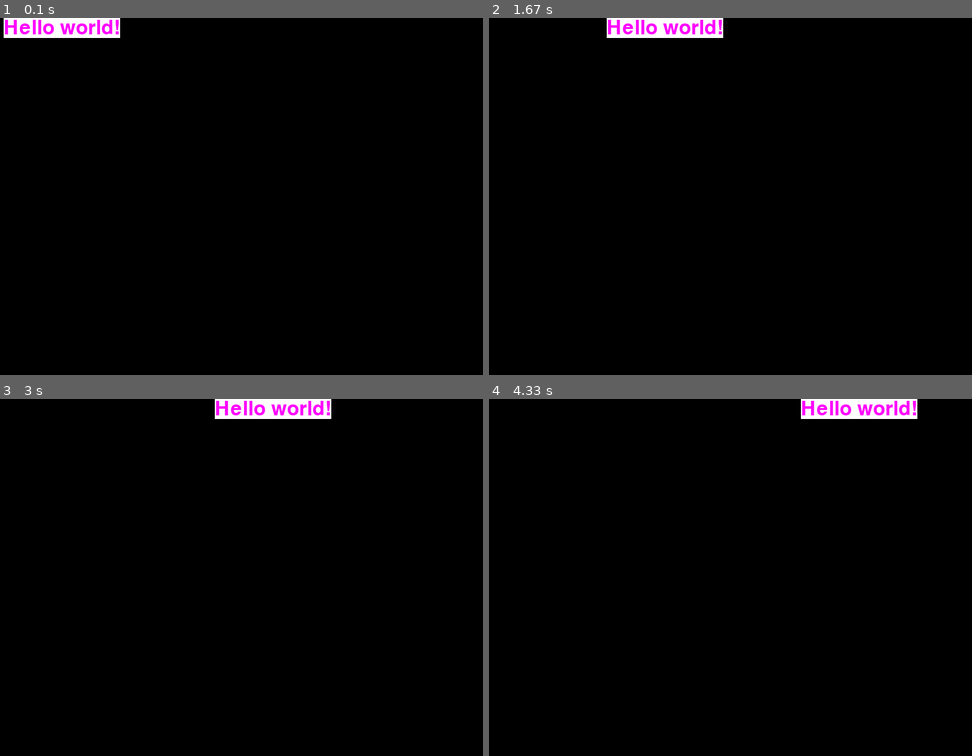
Above: before the commit, frames 1-4 (two rows, left to right).
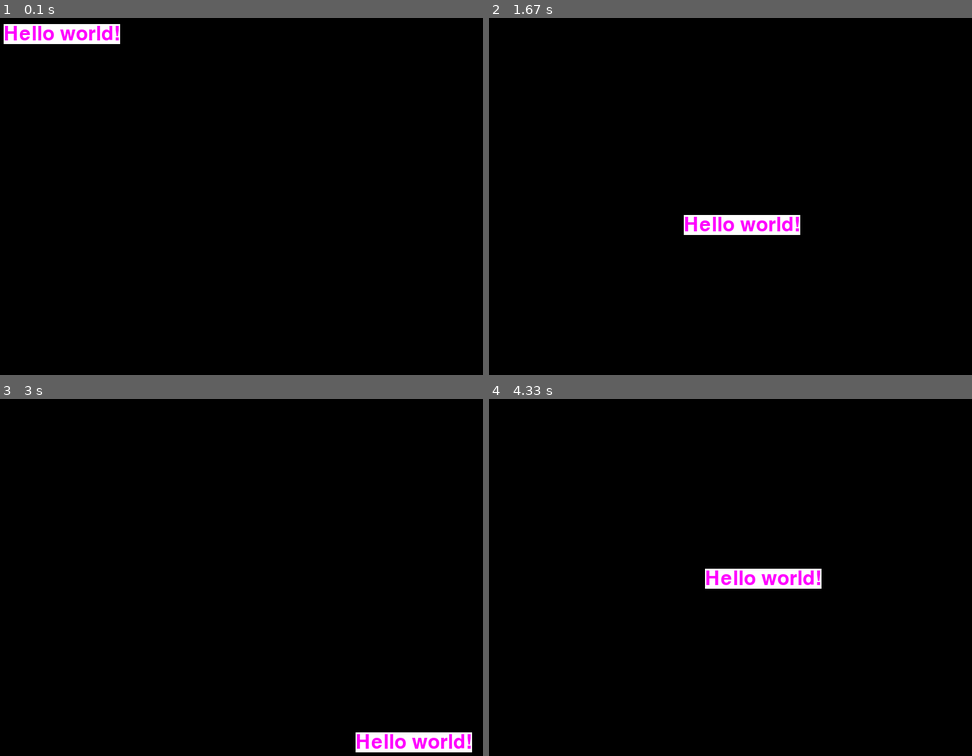
Above: after the commit, the same moments.

Repository: carlosefrias/pygame-learning
Game: pygame game, started from helloworld.py
The game is run twice, just before and just after one commit, with the same random seed, the same clock (stepped at 60 frames per second) and the same inputs.
Inputs:
- Up to frame 1 (0.1 s): no input
- Up to frame 2 (1.67 s): no input
- Up to frame 3 (3 s): no input
- Up to frame 4 (4.33 s): no input

The runs differ from the first frame. In frame 1, 1.3% of the frame differs, in the area x 0-25%, y 0-8%; in frame 2, 2.7%, in the area x 24-65%, y 0-61%; in frame 3, 2.7%; in frame 4, 2.7%.

Commit message:
Bouncing hello world on the walls

Diff:
--- a/helloworld.py
+++ b/helloworld.py
@@ -10,20 +10,23 @@
 
 hw = myriadProFont.render("Hello world!", 1, (255, 0, 255), (255, 255, 255))
 
+hw_size = hw.get_size()
+direction_x, direction_y = 1, 1
+
 x, y = 0, 0
 clock = pygame.time.Clock()
 while True:
-    clock.tick(200)
+    clock.tick(40)
     for event in pygame.event.get():
         if event.type == pygame.QUIT:
             sys.exit()
     screen.fill((0,0,0))
     screen.blit(hw, (x,y))
-    if(x <= 800):
-        x += 1
-    else:
-        x = 0
-        y += 50
-    if(y > 600):
-        x, y = 0, 0
+
+    x += 5 * direction_x
+    y += 5 * direction_y
+    if x + hw_size[0] > 800 or x <= 0:
+        direction_x *= -1
+    if y + hw_size[1] > 600 or y <= 0:
+        direction_y *= -1
     pygame.display.update()
